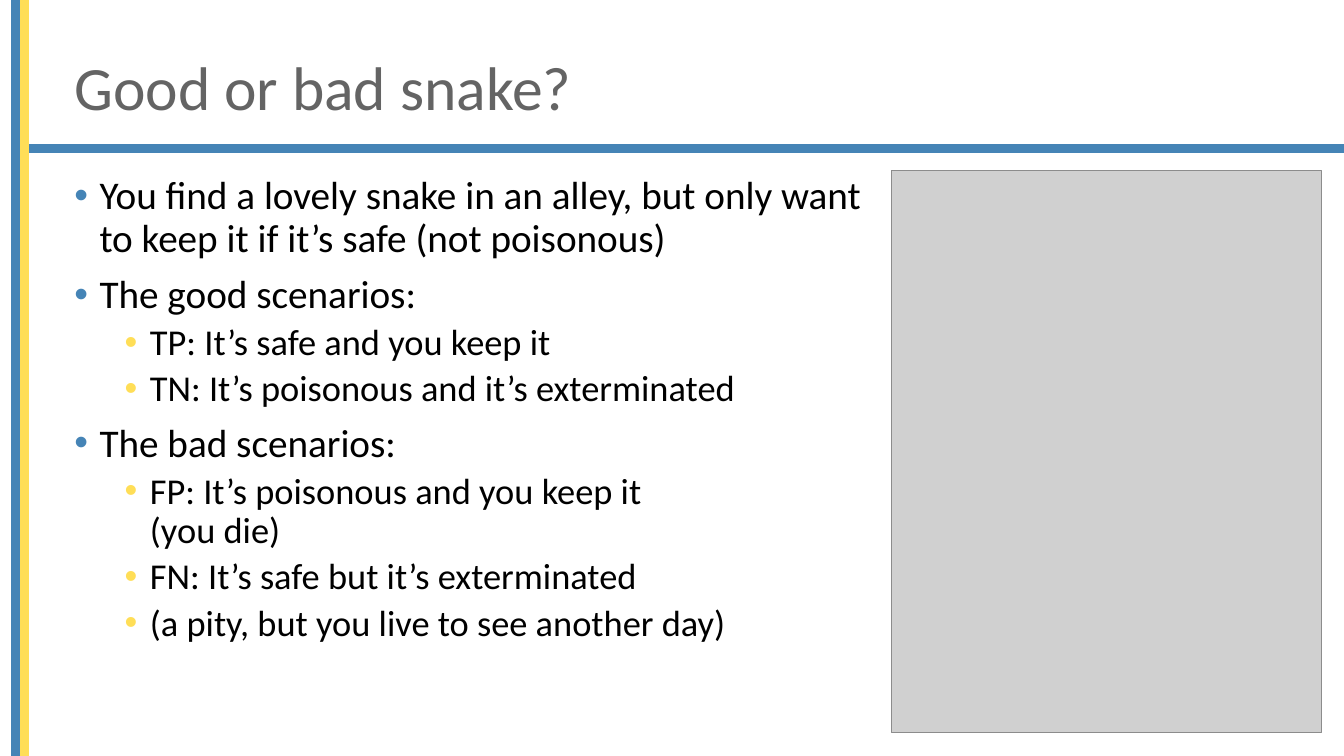
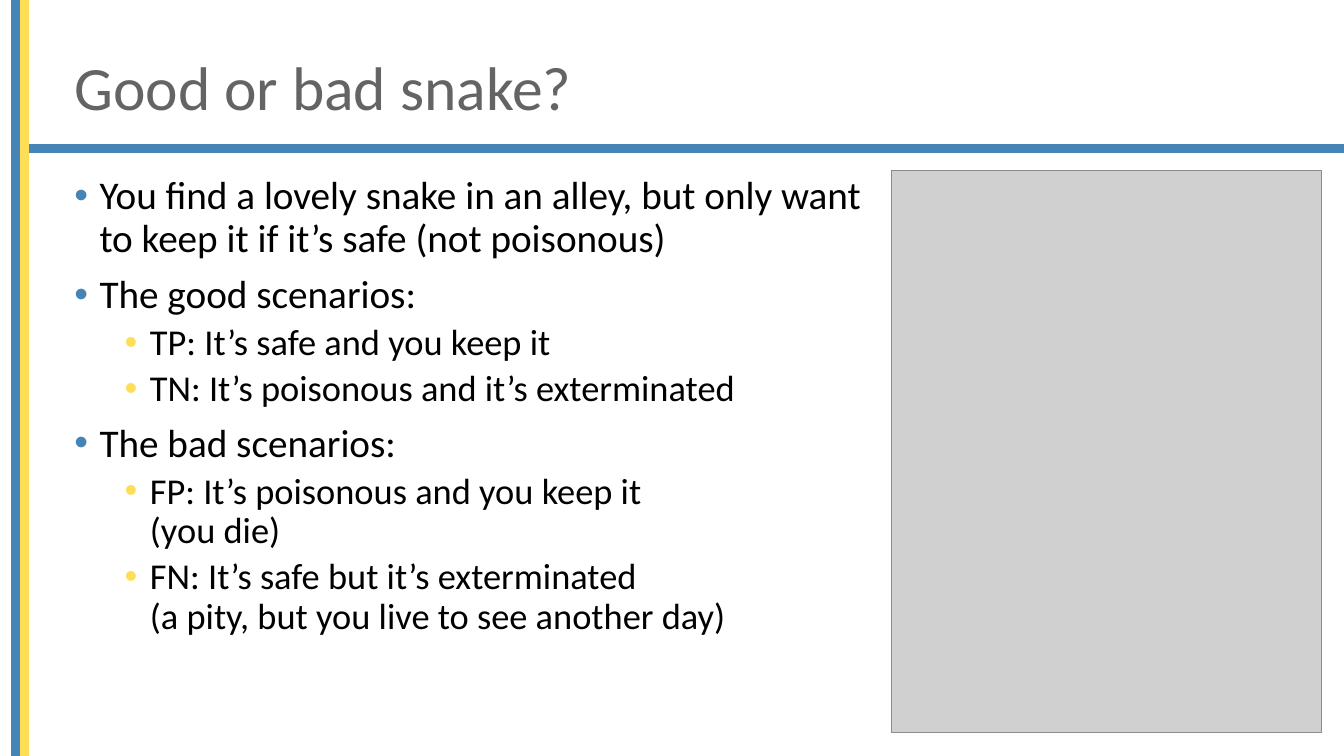
Before and after one commit to mjochen/Cello_AI, a slide deck: slide 16 of ppts/5 - Model quality.pptx. Drawn at 1344x756 pixels with LibreOffice and Linux fonts; fonts in the diff are those of the drawing; grey boxes stand for pictures; background and template pictures are left out. Boxes give left, top, right and bottom in pixels: in the first picture for what was removed or moved away, otherwise in the second. Text is boxed around its words. In the diff, an @@ line names an element or a change of style, - is before the commit and + after.

```diff
--- a/ppts/5 - Model quality.pptx
+++ b/ppts/5 - Model quality.pptx
@@ text at (x1=150, y1=563, x2=725, y2=635): text changed @@
-  • FN: It’s safe but it’s exterminated
-  • (a pity, but you live to see another day)
+  • FN: It’s safe but it’s exterminated
+    (a pity, but you live to see another day)
```
Also in this commit, not shown: 2 other slides changed, 31 other files.
